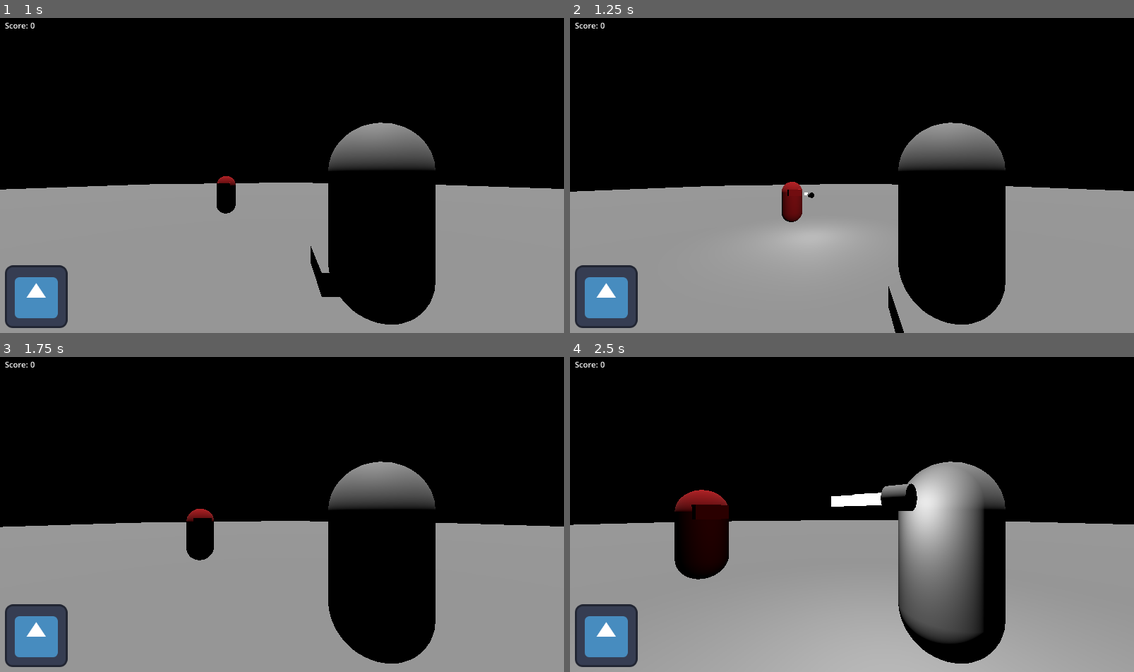
Above: before the commit, frames 1-4 (two rows, left to right).
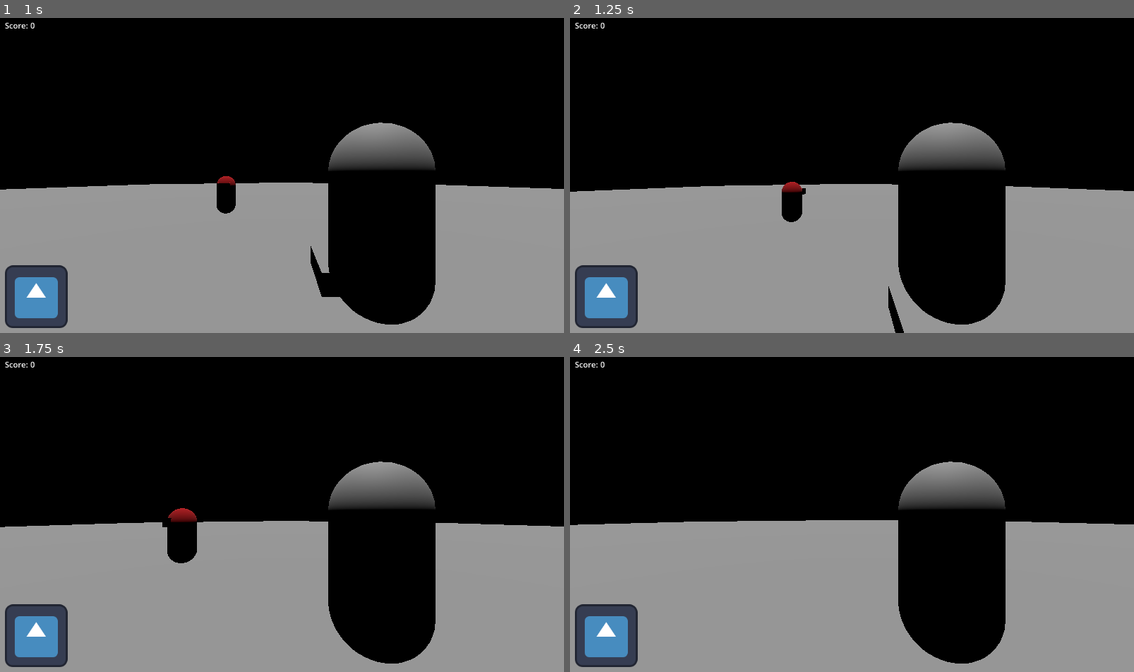
Above: after the commit, the same moments.

Repository: Sprotex/ludum-dare-54
Game: Godot game, scene res://level.tscn
Same seed, same stepped clock (60 frames per second), same inputs: the game is played once before the commit and once after it. The engine's default icon, where the game draws it, is replaced by a stand-in: a white triangle on a blue panel in a dark square.
Inputs (mouse positions are in pixels of both pictures, inside the frame that each line leads up to):
- Up to frame 1 (1 s): tap Enter at 0.5 s; move the mouse to (310, 172) at 0.52 s; hold W (move_forward) from 0.53 s (still down); tap Space (jump) at 0.77 s
- Up to frame 2 (1.25 s): keep holding W (move_forward)
- Up to frame 3 (1.75 s): keep holding W (move_forward); move the mouse to (253, 514) at 1.27 s; tap Space (jump) at 1.52 s
- Up to frame 4 (2.5 s): keep holding W (move_forward); move the mouse to (863, 508) at 2.02 s

Frame 1 is identical in both runs. In frame 2, 0.9% of the frame differs, in the area x 37-48%, y 53-74%; in frame 3, 1.0%; in frame 4, 13%, in the area x 0-97%, y 35-100%.

Commit message:
fix random move state
fix ai states order

Diff:
--- a/character/enemy/enemy.tscn
+++ b/character/enemy/enemy.tscn
@@ -33,14 +33,14 @@
 
 [node name="WaitState" type="Node" parent="Control/EnemyInputs" index="0" node_paths=PackedStringArray("next_state")]
 script = ExtResource("5_fbvcl")
-next_state = NodePath("../AimAtPlayerState")
+next_state = NodePath("../RandomMoveState")
 enabled = true
 
 [node name="RandomMoveState" type="Node" parent="Control/EnemyInputs" index="1" node_paths=PackedStringArray("character_movement", "inputs", "next_state")]
 script = ExtResource("6_3rkmt")
 character_movement = NodePath("../../CharacterMovement")
 inputs = NodePath("..")
-next_state = NodePath("../WaitState")
+next_state = NodePath("../AimAtPlayerState")
 
 [node name="AimAtPlayerState" type="Node" parent="Control/EnemyInputs" index="2" node_paths=PackedStringArray("inputs", "character_movement", "character_body", "next_state")]
 script = ExtResource("7_ia5cy")
--- a/character/enemy/random_move_state.gd
+++ b/character/enemy/random_move_state.gd
@@ -4,11 +4,14 @@
 @export var inputs: CharacterInputs
 
 var max_walk_distance = 10.0
+@onready var random = RandomNumberGenerator.new()
 
 
 func _handle_ai_state_enabled() -> void:
-  turn(inputs, character_movement, TAU)
+  var random_rotation = random.randf_range(-TAU, TAU)
+  var random_distance = random.randf_range(0.0, max_walk_distance)
+  turn(inputs, character_movement, random_rotation)
   await on_turn_completed
-  move(inputs, character_movement, max_walk_distance)
+  move(inputs, character_movement, random_distance)
   await on_move_completed
   enabled = false
